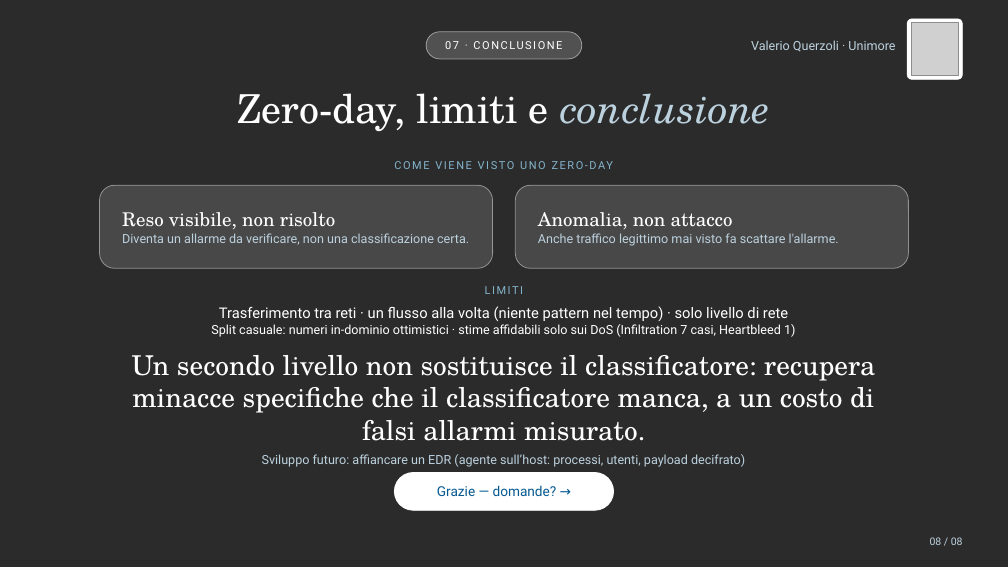
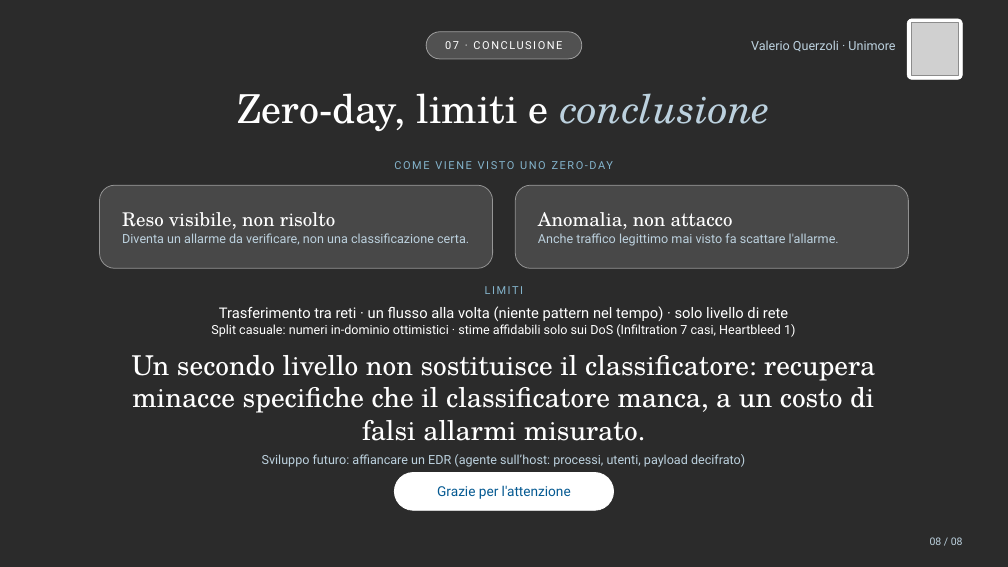
Before and after one commit to ValerioQuerzoli/hybrid-network-ids, a slide deck: slide 8 of slides/presentazione_design_origin_v2.pptx. Drawn at 1008x567 pixels with LibreOffice and Linux fonts; fonts in the diff are those of the drawing; grey boxes stand for pictures; background and template pictures are left out; a plain dark background stands for a picture behind light text. Boxes give left, top, right and bottom in pixels: in the first picture for what was removed or moved away, otherwise in the second. Text is boxed around its words. In the diff, an @@ line names an element or a change of style, - is before the commit and + after.

Commit message:
Slide 8: 'Grazie per l'attenzione' al posto di 'Grazie — domande?'

```diff
--- a/slides/presentazione_design_origin_v2.pptx
+++ b/slides/presentazione_design_origin_v2.pptx
@@ text in rounded rectangle at box(437, 485, 571, 499): text changed @@
-Grazie — domande? →
+Grazie per l'attenzione
```
Also in this commit, not shown: 1 other file.
